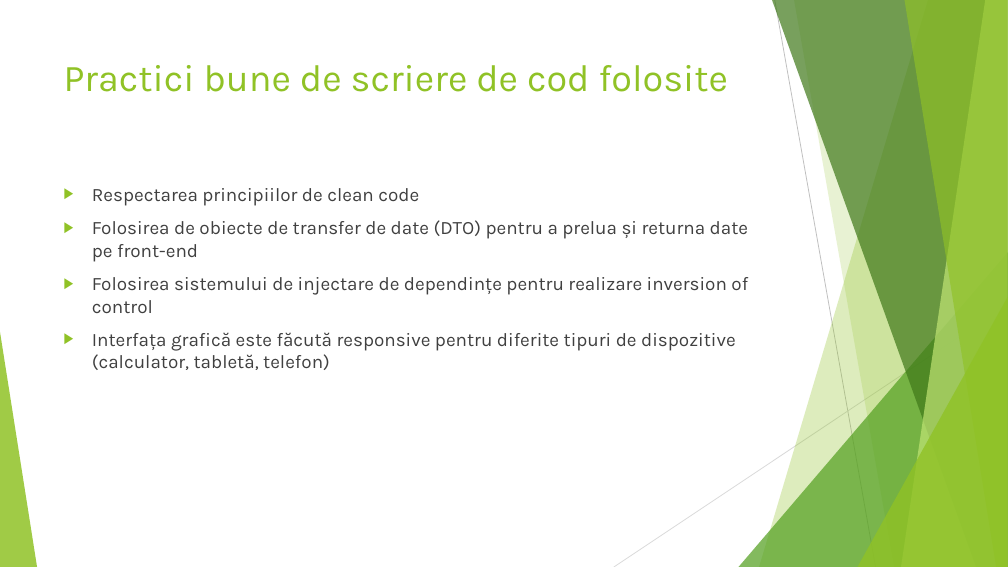
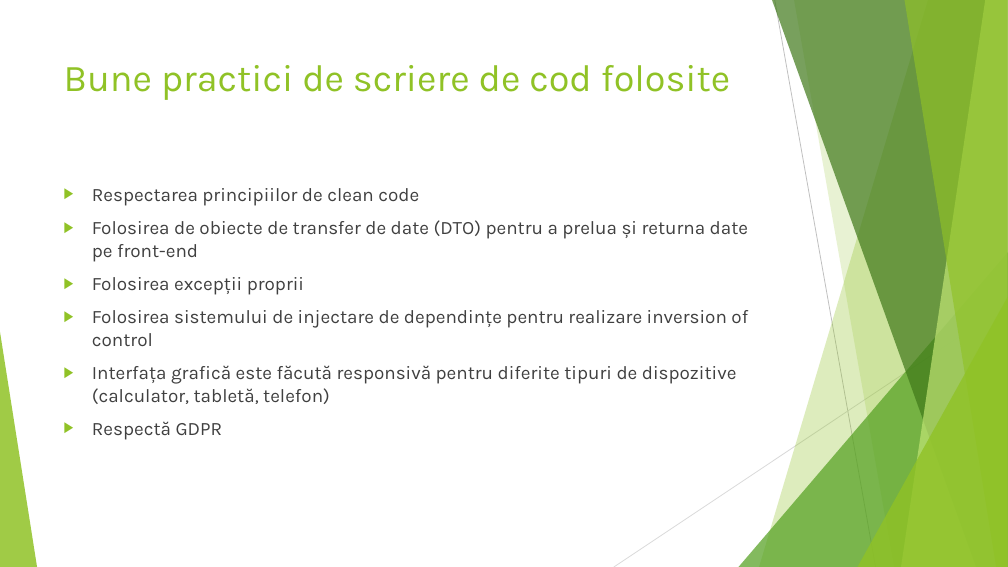
Before and after one commit to stefan-adrian/hotel-manager, a slide deck: slide 8 of documentation/videos/hotel-manager.pptx (slide 10 before the commit). Drawn at 1008x567 pixels with LibreOffice and Linux fonts; fonts in the diff are those of the drawing. Boxes give left, top, right and bottom in pixels: in the first picture for what was removed or moved away, otherwise in the second. Text is boxed around its words. In the diff, an @@ line names an element or a change of style, - is before the commit and + after.

```diff
--- a/documentation/videos/hotel-manager.pptx
+++ b/documentation/videos/hotel-manager.pptx
@@ title at [64, 65, 731, 100]: text changed @@
-Practici bune de scriere de cod folosite
+Bune practici de scriere de cod folosite
@@ text at [92, 277, 304, 295]: paragraph added @@
+▶ Folosirea excepții proprii
@@ text at [92, 365, 737, 440]: text changed @@
-▶ Interfața grafică este făcută responsive pentru diferite tipuri de dispozitive (calculator, tabletă, telefon)
+▶ Interfața grafică este făcută responsivă pentru diferite tipuri de dispozitive (calculator, tabletă, telefon)
+▶ Respectă GDPR
```
Also in this commit, not shown: 6 other slides changed.
